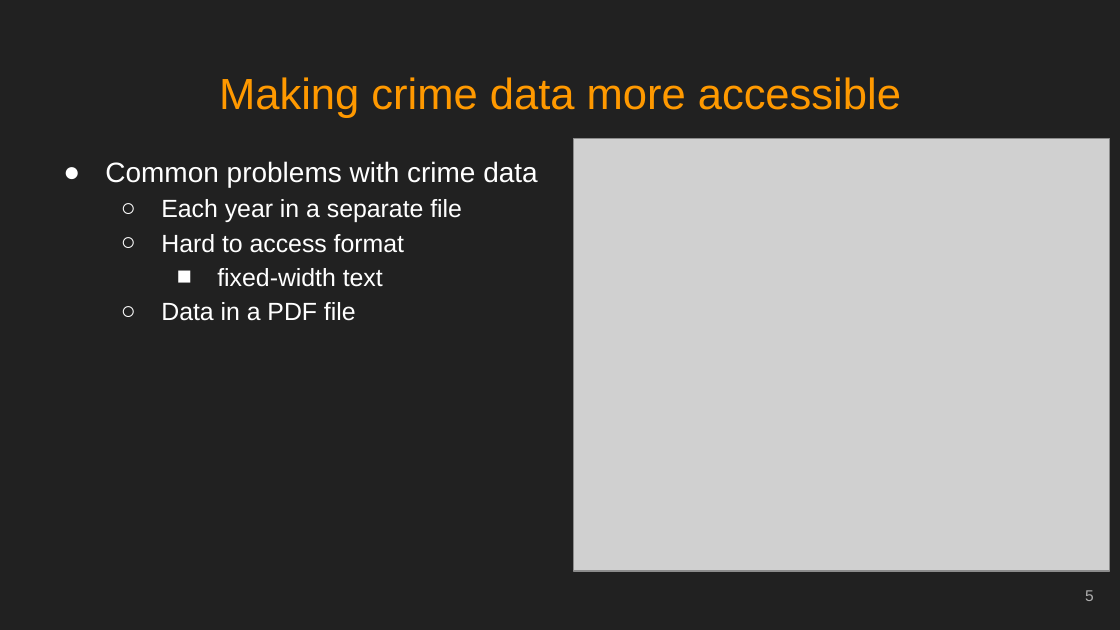
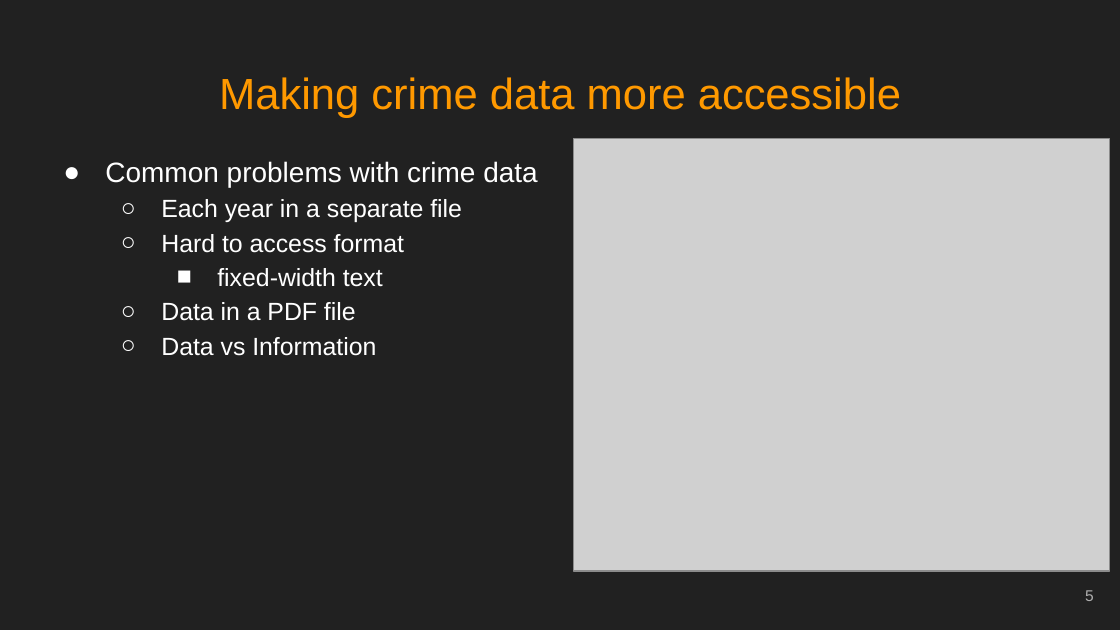
Before and after one commit to jacobkap/crimedatatool, a slide deck: slide 5 of kaplan_job_talk.pptx. Drawn at 1120x630 pixels with LibreOffice and Linux fonts; fonts in the diff are those of the drawing; grey boxes stand for pictures. Boxes give left, top, right and bottom in pixels: in the first picture for what was removed or moved away, otherwise in the second. Text is boxed around its words. In the diff, an @@ line names an element or a change of style, - is before the commit and + after.

```diff
--- a/kaplan_job_talk.pptx
+++ b/kaplan_job_talk.pptx
@@ text at [161, 337, 376, 356]: paragraph added @@
+  ○ Data vs Information
```
Also in this commit, not shown: 2 other slides changed.
